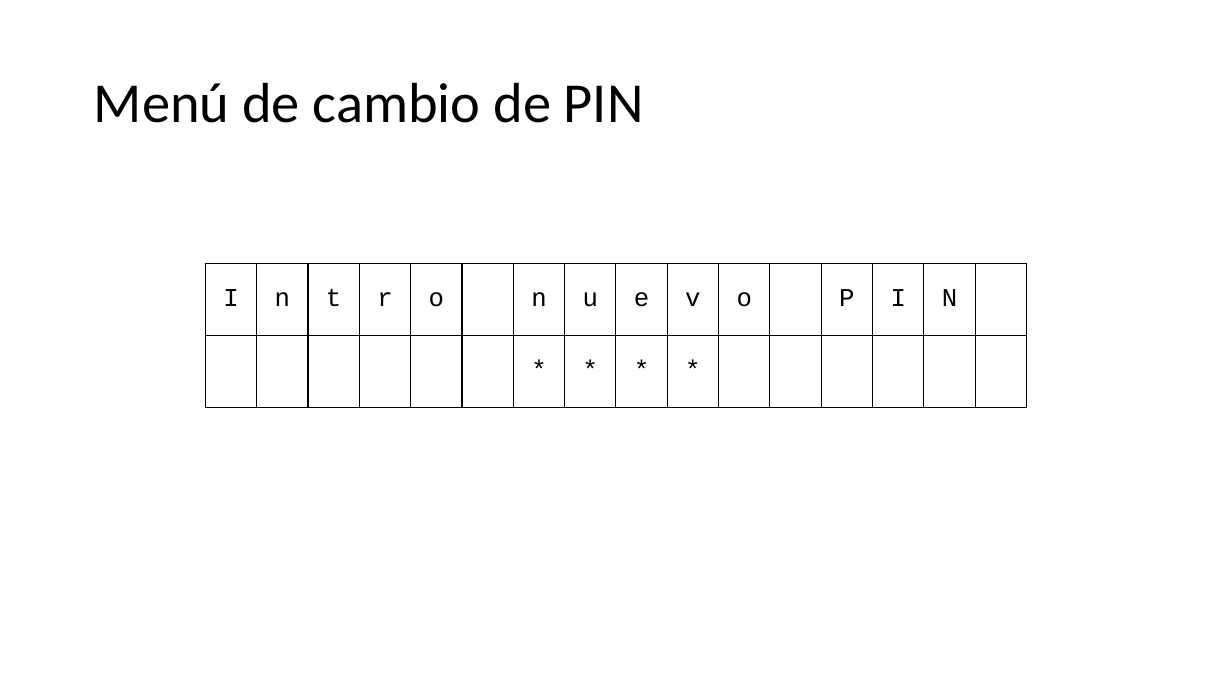
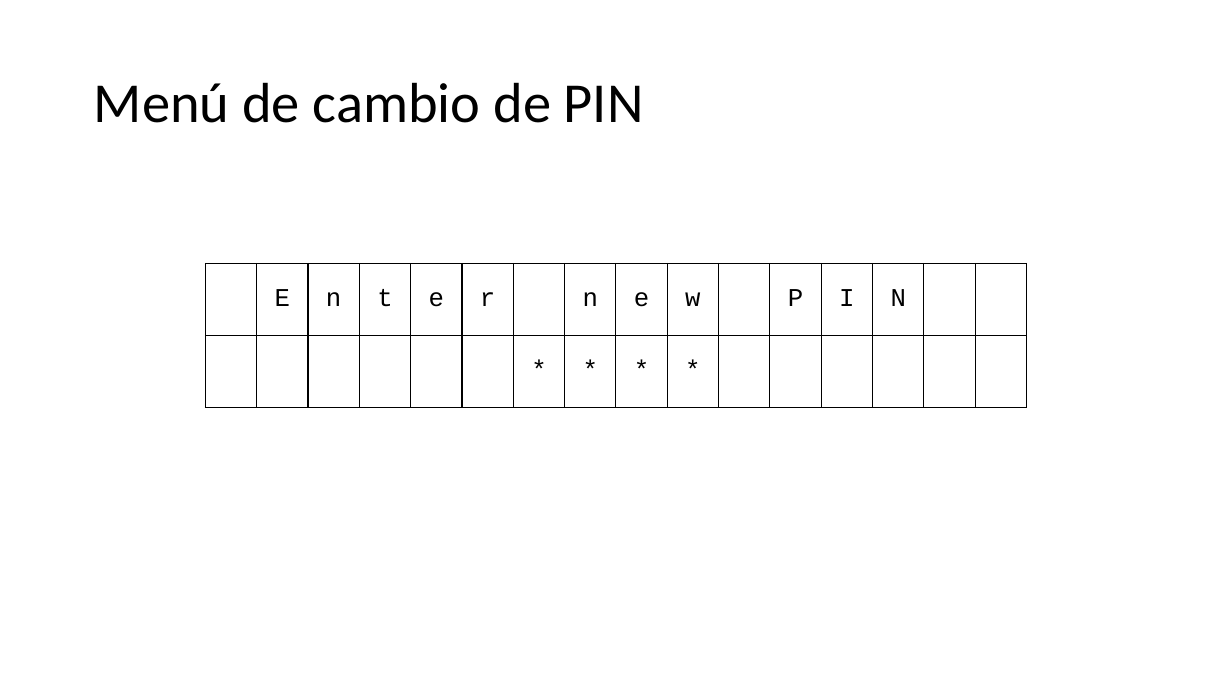
Before and after one commit to JaviHorta/firmware, a slide deck: slide 6 of menus sistema de alarma.pptx (slide 4 before the commit). Drawn at 1232x693 pixels with LibreOffice and Linux fonts; fonts in the diff are those of the drawing. Boxes give left, top, right and bottom in pixels: in the first picture for what was removed or moved away, otherwise in the second. Text is boxed around its words. In the diff, an @@ line names an element or a change of style, - is before the commit and + after.

Commit message:
Añadida característica para limitar número de intentos fallidos al introducir PIN. Cambios menores. Corrección de errores

```diff
--- a/menus sistema de alarma.pptx
+++ b/menus sistema de alarma.pptx
@@ table at [205, 263, 1033, 408] @@
-row 1: I | n | t | r | o |  | n | u | e | v | o |  | P | I | N | 
+row 1:  | E | n | t | e | r |  | n | e | w |  | P | I | N |  | 
```
Also in this commit, not shown: 7 other slides changed, 2 slides added, 1 other file.
